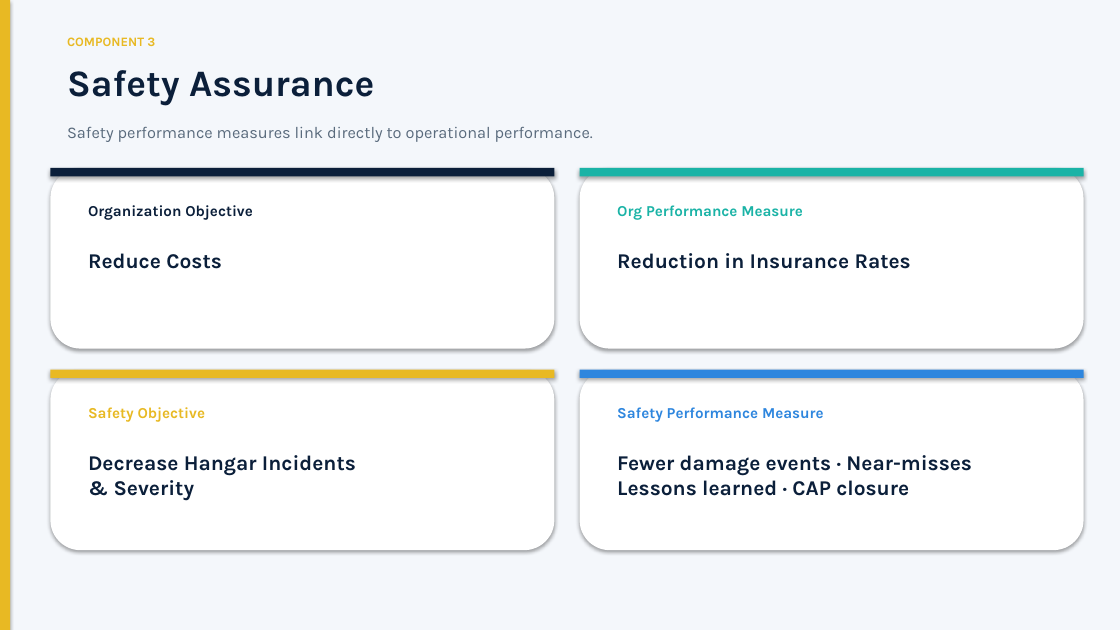
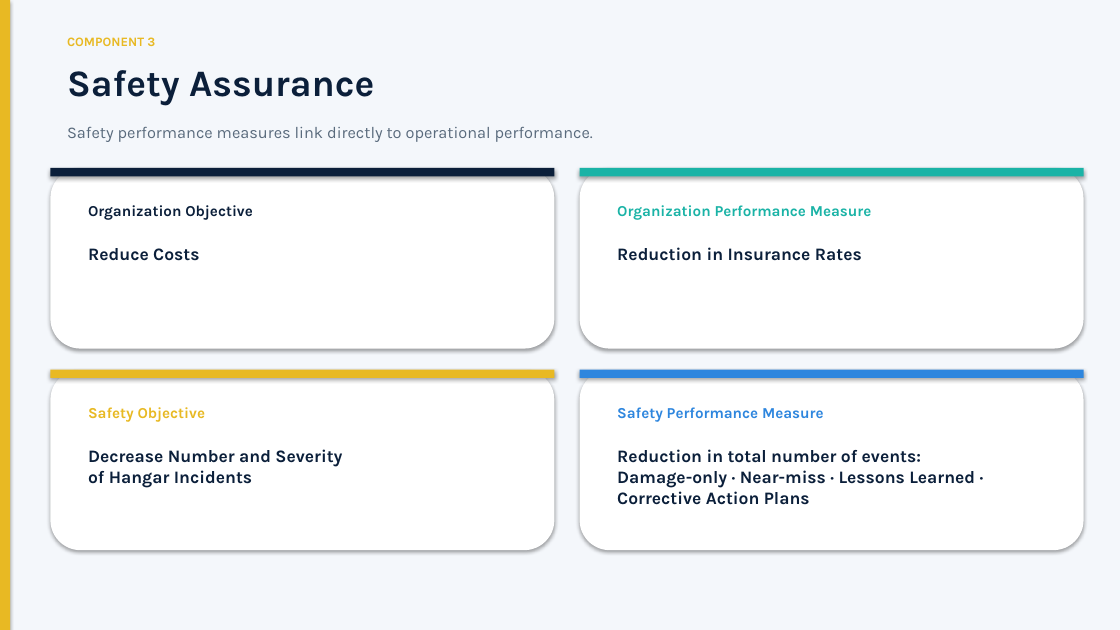
Before and after one commit to silly-beep/silly-beep, a slide deck: slide 15 of SMS_Management_Briefing.pptx. Drawn at 1120x630 pixels with LibreOffice and Linux fonts; fonts in the diff are those of the drawing. Boxes give left, top, right and bottom in pixels: in the first picture for what was removed or moved away, otherwise in the second. Text is boxed around its words. In the diff, an @@ line names an element or a change of style, - is before the commit and + after.

```diff
--- a/SMS_Management_Briefing.pptx
+++ b/SMS_Management_Briefing.pptx
@@ text at (x1=617, y1=205, x2=872, y2=220): text changed @@
-Org Performance Measure
+Organization Performance Measure
@@ text "Reduce Costs" at (x1=88, y1=248, x2=199, y2=261): size 18 to 15 pt @@
@@ text "Reduction in Insurance Rates" at (x1=617, y1=247, x2=862, y2=261): size 18 to 15 pt @@
@@ text at (x1=88, y1=449, x2=342, y2=488): text changed; size 18 to 15 pt @@
-Decrease Hangar Incidents
-& Severity
+Decrease Number and Severity
+of Hangar Incidents
@@ text at (x1=617, y1=449, x2=975, y2=505): text changed; size 18 to 15 pt @@
-Fewer damage events · Near-misses
-Lessons learned · CAP closure
+Reduction in total number of events:
+Damage-only · Near-miss · Lessons Learned · Corrective Action Plans
```
Also in this commit, not shown: 15 other slides changed, 1 other file.
